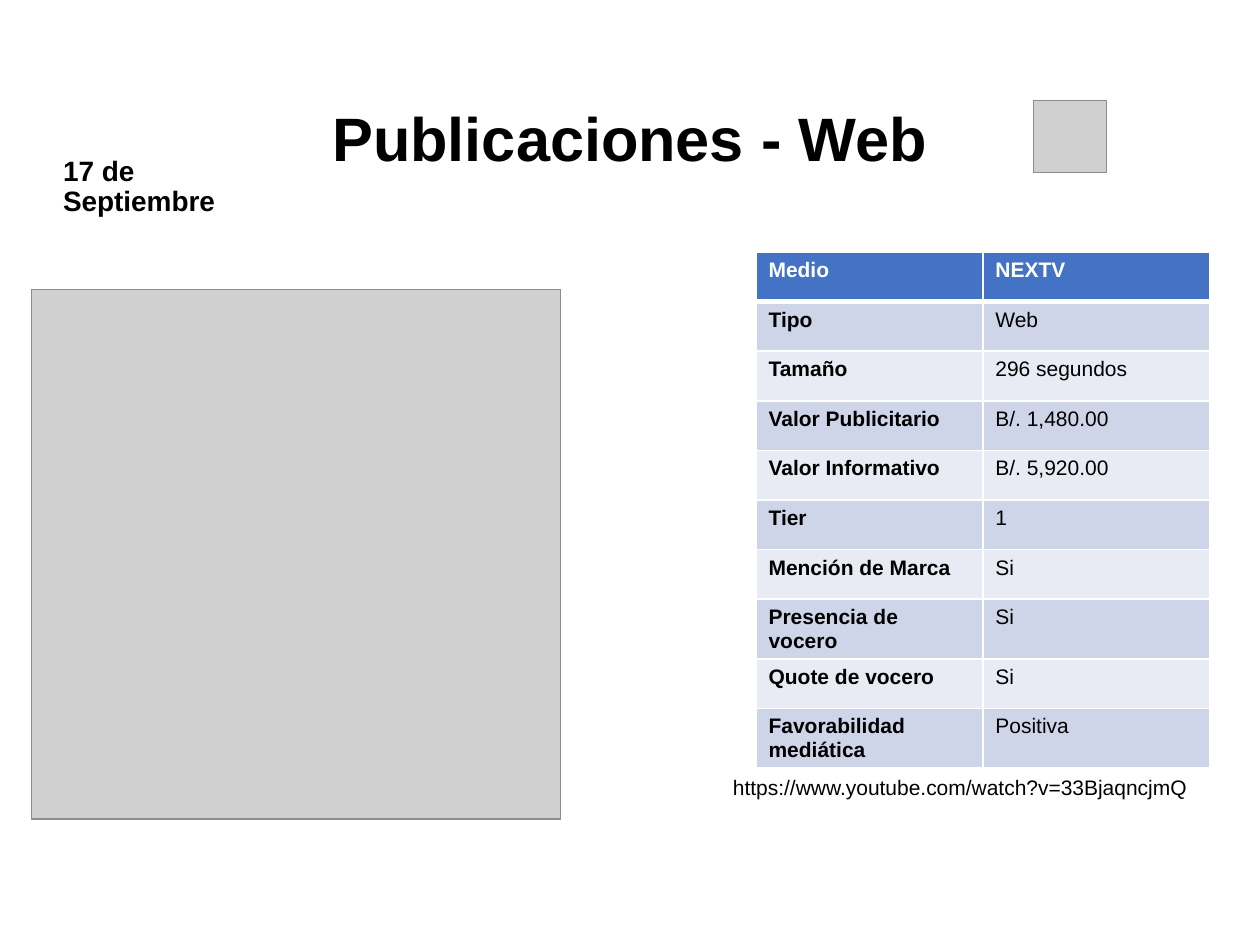
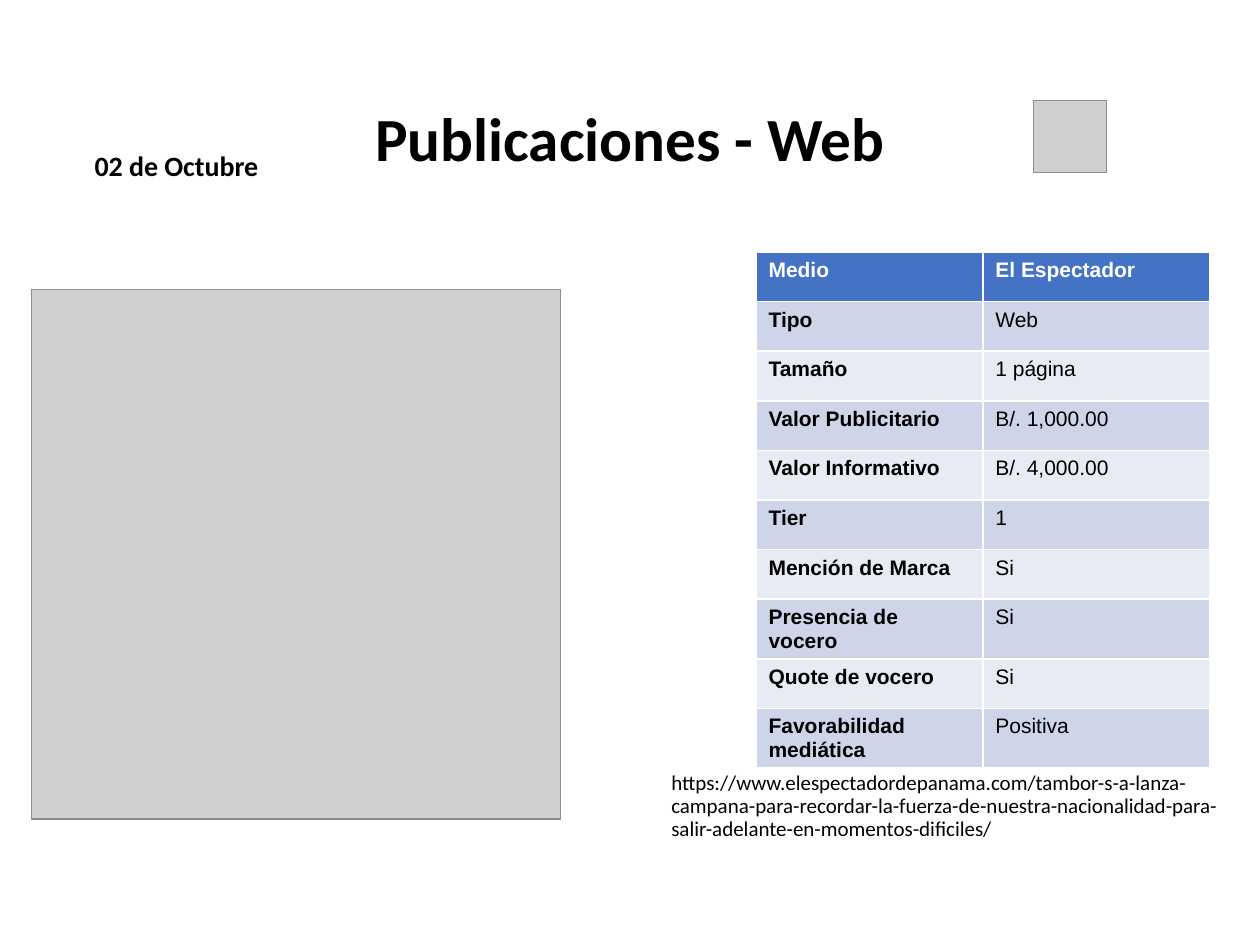
Before and after one commit to dgarci23/Report-Generator, a slide deck: slide 1 of Presentacion Terminada.pptx (slide 19 before the commit). Drawn at 1260x945 pixels with LibreOffice and Linux fonts; fonts in the diff are those of the drawing; grey boxes stand for pictures; background and template pictures are left out. Boxes give left, top, right and bottom in pixels: in the first picture for what was removed or moved away, otherwise in the second. Text is boxed around its words. In the diff, an @@ line names an element or a change of style, - is before the commit and + after.

```diff
--- a/Presentacion Terminada.pptx
+++ b/Presentacion Terminada.pptx
@@ title "Publicaciones - Web" at [375,118,884,162]: font Arial to Calibri @@
@@ text "02 de Octubre" at [94,156,258,177]: vertical alignment top to bottom @@
@@ text at [94,156,258,177]: text changed; font Arial to Calibri @@
-17 de Septiembre
+02 de Octubre
@@ table at [756,252,1210,762] @@
-row 1, column 2: NEXTV
+row 1, column 2: El Espectador
-row 3, column 2: 296 segundos
+row 3, column 2: 1 página
-row 4, column 2: B/. 1,480.00
+row 4, column 2: B/. 1,000.00
-row 5, column 2: B/. 5,920.00
+row 5, column 2: B/. 4,000.00
@@ text at [671,775,1216,837]: text changed; font Arial to Calibri @@
-https://www.youtube.com/watch?v=33BjaqncjmQ
+https://www.elespectadordepanama.com/tambor-s-a-lanza-campana-para-recordar-la-fuerza-de-nuestra-nacionalidad-para-salir-adelante-en-momentos-dificiles/
```
Also in this commit, not shown: 8 other slides changed, 19 slides removed, 20 other files.
